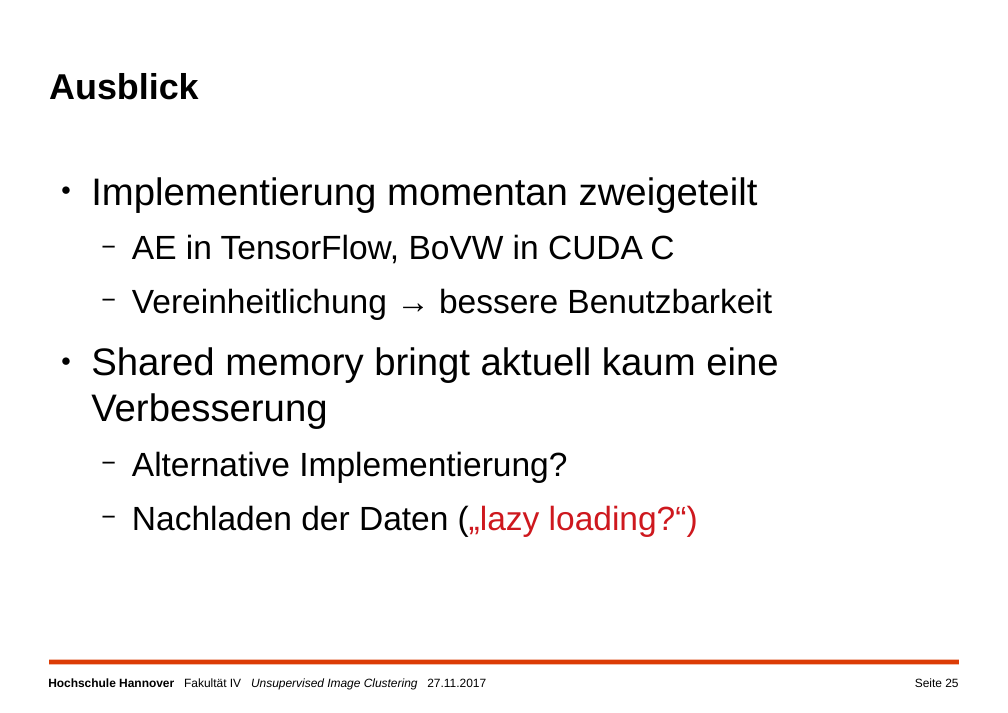
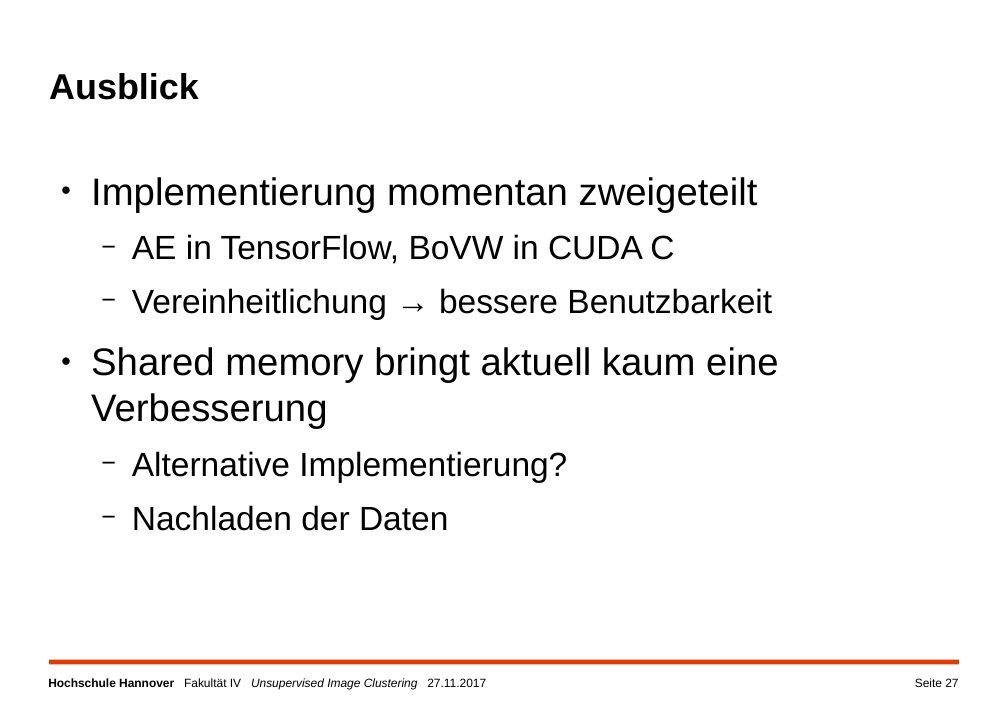
Before and after one commit to a-cl/ma-thesis, a slide deck: slide 27 of kolloquim.pptx (slide 25 before the commit). Drawn at 1008x713 pixels with LibreOffice and Linux fonts; fonts in the diff are those of the drawing; background and template pictures are left out. Boxes give left, top, right and bottom in pixels: in the first picture for what was removed or moved away, otherwise in the second. Text is boxed around its words. In the diff, an @@ line names an element or a change of style, - is before the commit and + after.

Commit message:
Wording / TODOs überarbeitet.

```diff
--- a/kolloquim.pptx
+++ b/kolloquim.pptx
@@ text at (132,505,448,531): text changed @@
-  − Nachladen der Daten („lazy loading?“)
+  − Nachladen der Daten
@@ page number at (915,678,958,687): text changed @@
-Seite 25
+Seite 27
```
Also in this commit, not shown: 7 other slides changed, 2 slides added.
